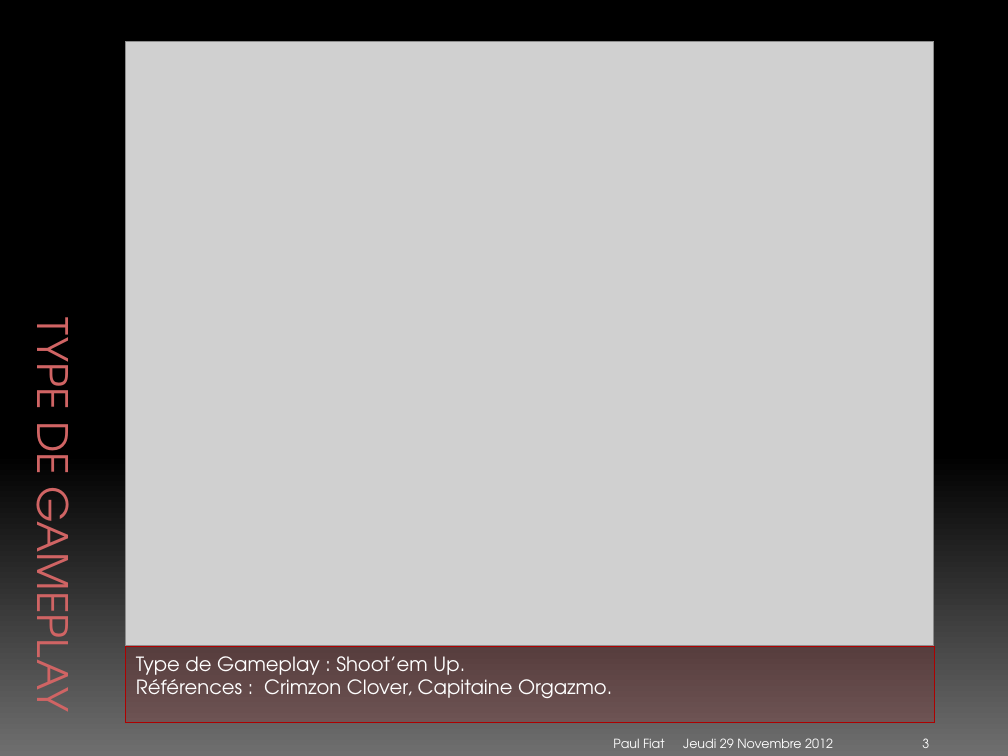
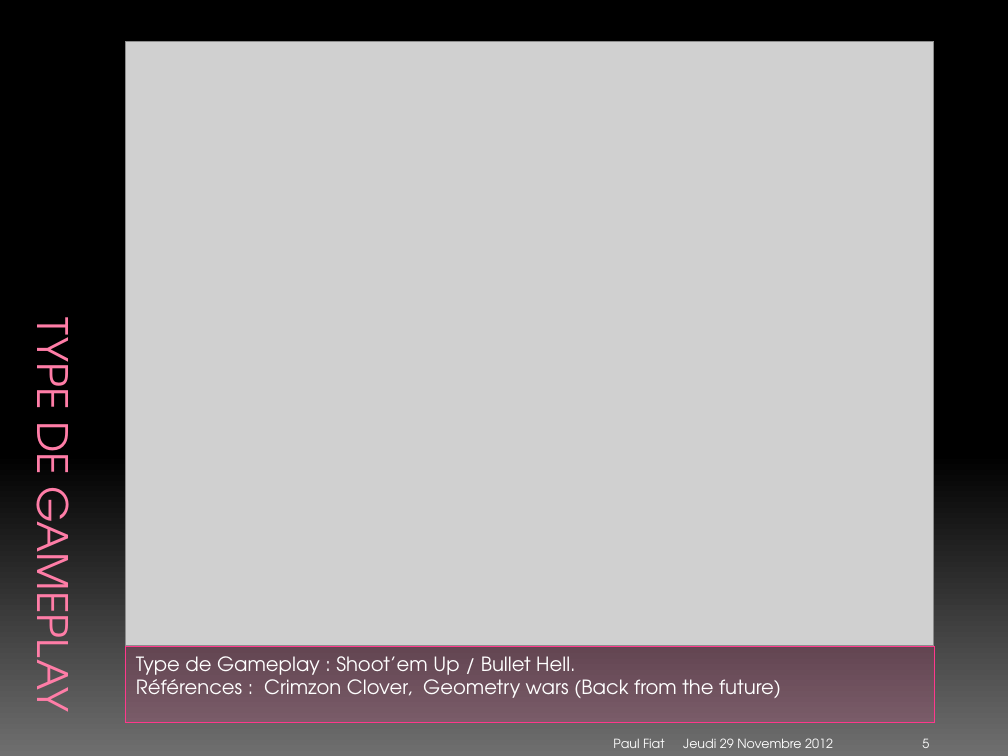
Before and after one commit to Nyarlygames/OBG, a slide deck: slide 5 of GD/Présentation.pptx (slide 3 before the commit). Drawn at 1008x756 pixels with LibreOffice and Linux fonts; fonts in the diff are those of the drawing; grey boxes stand for pictures. Boxes give left, top, right and bottom in pixels: in the first picture for what was removed or moved away, otherwise in the second. Text is boxed around its words. In the diff, an @@ line names an element or a change of style, - is before the commit and + after.

```diff
--- a/GD/Présentation.pptx
+++ b/GD/Présentation.pptx
@@ title "TYPE DE GAMEPLAY" at (16, 327, 88, 706): text colour #D06464 to #FF7DA7, letter outline #780101 0.5 pt to #B12761 0.5 pt @@
@@ text "Type de Gameplay : Shoot’em ..." at (126, 647, 934, 723): fill #AD0101 at 15% opacity to #FF388C at 15% opacity; outline #AD0101 0.75 pt to #FF388C 0.75 pt @@
@@ text at (136, 656, 781, 698): text changed @@
-Type de Gameplay : Shoot’em Up.
-Références : Crimzon Clover, Capitaine Orgazmo.
+Type de Gameplay : Shoot’em Up / Bullet Hell.
+Références : Crimzon Clover, Geometry wars (Back from the future)
@@ page number at (922, 738, 929, 748): text changed @@
-3
+5
```
Also in this commit, not shown: 10 other slides changed, 2 slides added, 37 other files.
